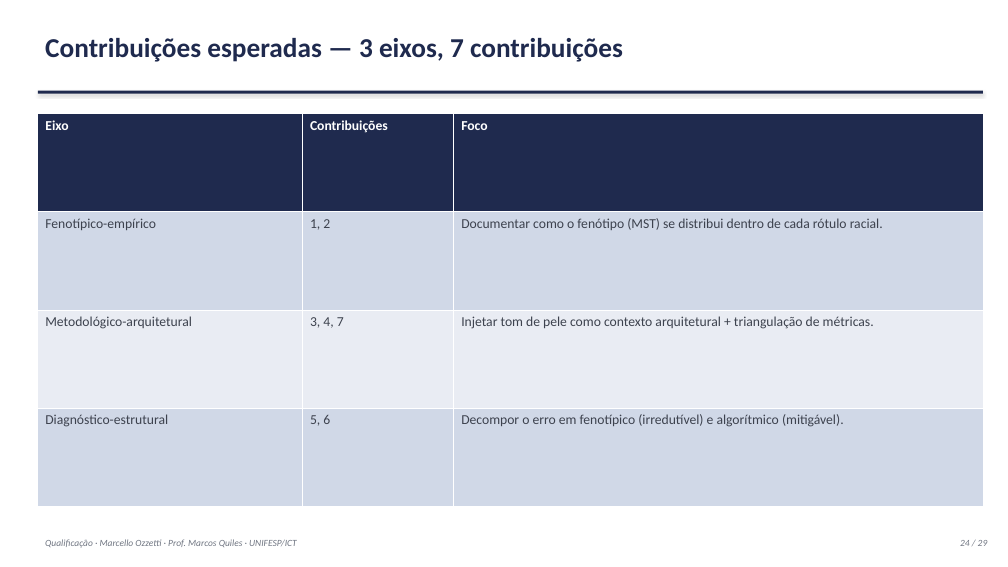
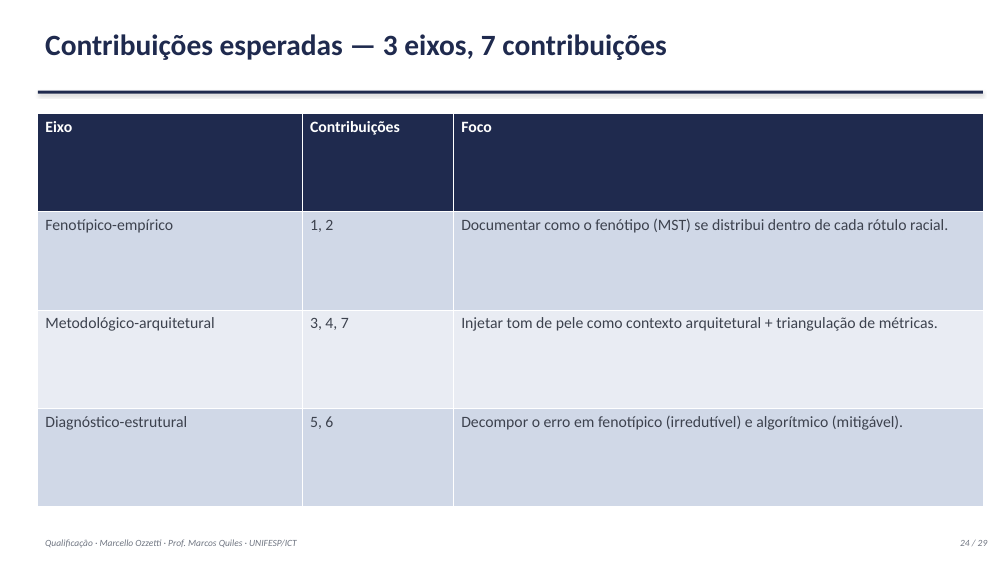
Before and after one commit to marcellozzetti/Facial-Recognition-Models-Mitigating-Bias, a slide deck: slide 24 of docs/ativo/material_qualificacao_2026-09-30.pptx. Drawn at 1008x567 pixels with LibreOffice and Linux fonts; fonts in the diff are those of the drawing. Boxes give left, top, right and bottom in pixels: in the first picture for what was removed or moved away, otherwise in the second. Text is boxed around its words. In the diff, an @@ line names an element or a change of style, - is before the commit and + after.

```diff
--- a/docs/ativo/material_qualificacao_2026-09-30.pptx
+++ b/docs/ativo/material_qualificacao_2026-09-30.pptx
@@ text "Contribuições esperadas — 3 eixos, ..." at (45,34,666,60): size 26 to 28 pt @@
@@ table at (38,113,983,507) @@
@@ size 13 to 15 pt @@
```
Also in this commit, not shown: 27 other slides changed, 4 other files.
